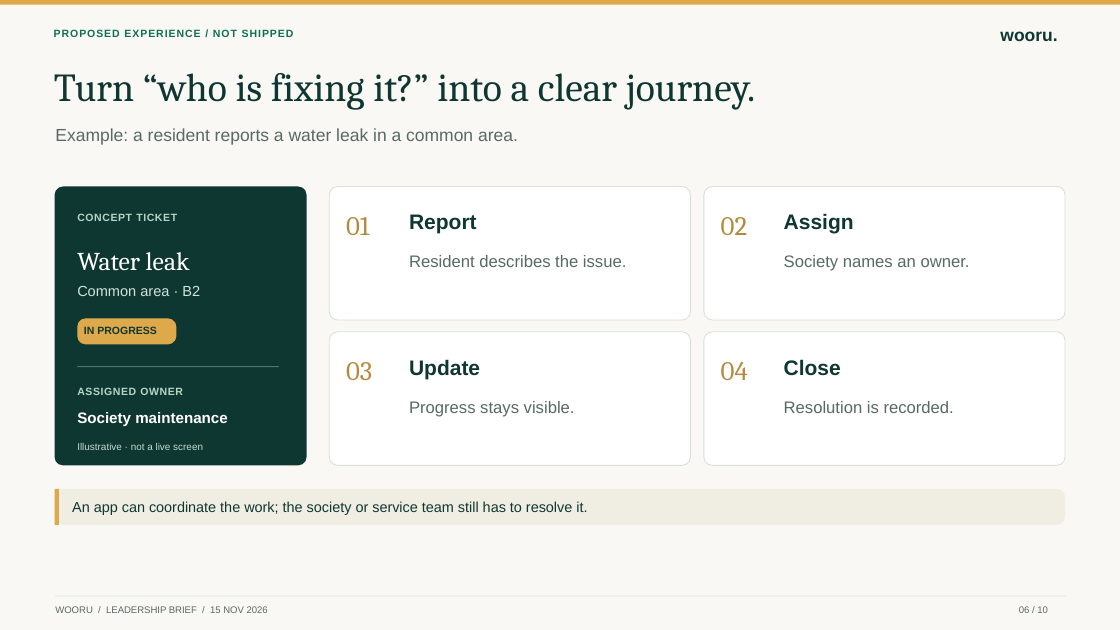
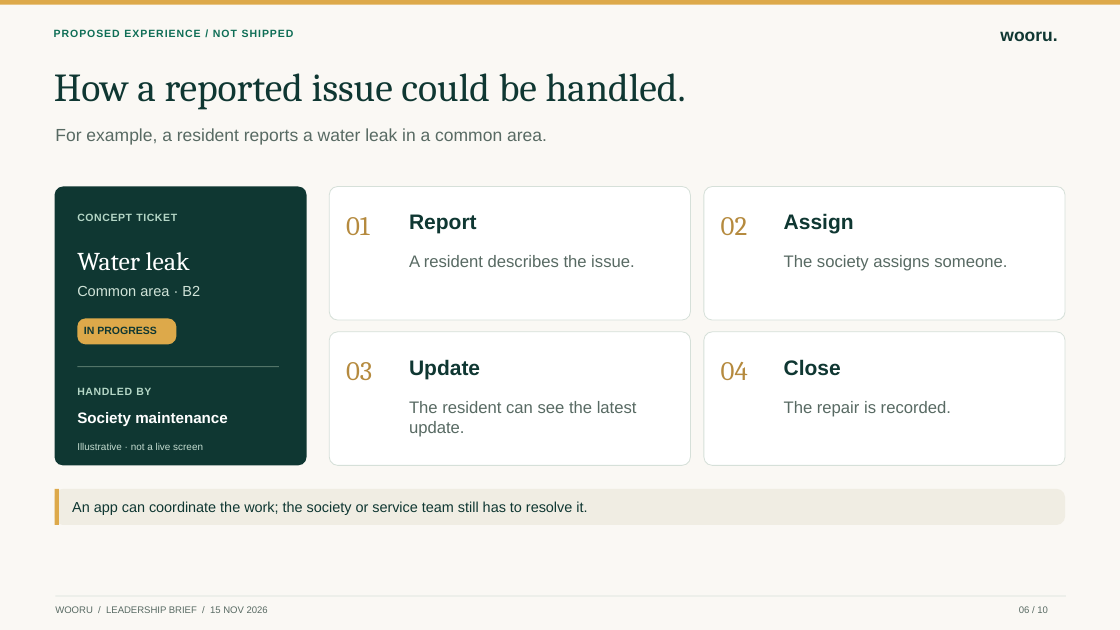
Before and after one commit to venkatbrr/Society_Service_Hub, a slide deck: slide 6 of docs/presentations/wooru-one-app-market-and-economics.pptx. Drawn at 1120x630 pixels with LibreOffice and Linux fonts; fonts in the diff are those of the drawing. Boxes give left, top, right and bottom in pixels: in the first picture for what was removed or moved away, otherwise in the second. Text is boxed around its words. In the diff, an @@ line names an element or a change of style, - is before the commit and + after.

```diff
--- a/docs/presentations/wooru-one-app-market-and-economics.pptx
+++ b/docs/presentations/wooru-one-app-market-and-economics.pptx
@@ text at box(54, 73, 686, 110): text changed @@
-Turn “who is fixing it?” into a clear journey.
+How a reported issue could be handled.
@@ text at box(55, 128, 547, 145): text changed @@
-Example: a resident reports a water leak in a common area.
+For example, a resident reports a water leak in a common area.
@@ text at box(409, 255, 634, 267): text changed @@
-Resident describes the issue.
+A resident describes the issue.
@@ text at box(784, 255, 1007, 271): text changed @@
-Society names an owner.
+The society assigns someone.
@@ text at box(77, 388, 151, 395): text changed @@
-ASSIGNED OWNER
+HANDLED BY
@@ text at box(409, 401, 637, 437): text changed @@
-Progress stays visible.
+The resident can see the latest update.
@@ text at box(784, 401, 951, 417): text changed @@
-Resolution is recorded.
+The repair is recorded.
```
Also in this commit, not shown: 9 other slides changed, 8 other files.
